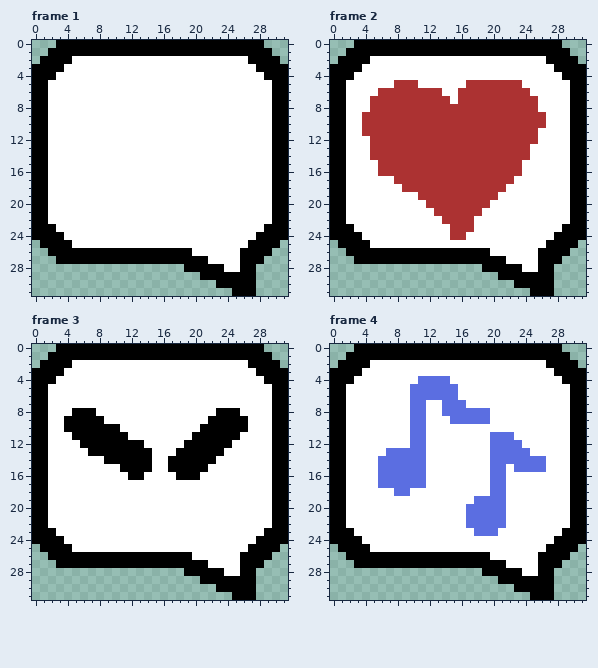
Two states of a pixel-art file, image_dev/emote_bubble.aseprite. The first picture shows the starting point.
32x32 pixels, 4 frames. Shown: frame 1, frame 2, frame 3, frame 4.
The result:
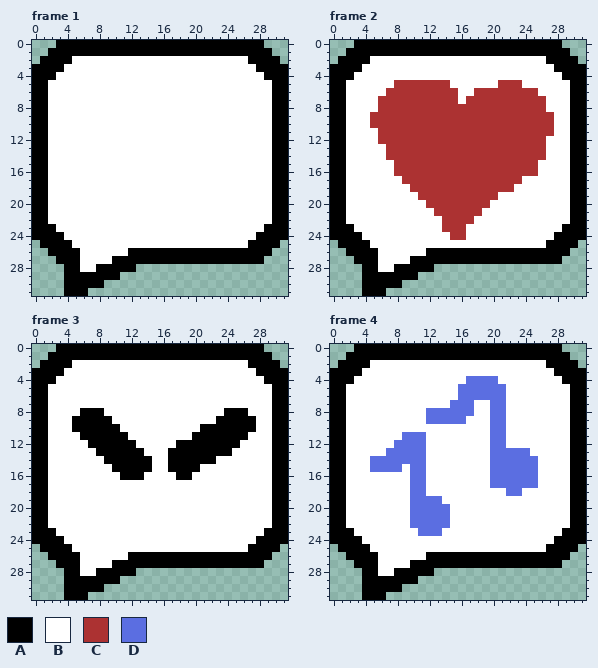
Palette (. is transparent): A #000000  B #ffffff  C #ac3232  D #5b6ee1
The edit:
Frame 1:
y 26: x 6..11 AAAAAA -> BBBBBB; x 20..25 BBBBBB -> AAAAAA
y 27: x 6..9 AAAA -> BBBB; x 22..25 BBBB -> AAAA
y 28: x 4..12 ......... -> AABBAAAAA; x 19..27 AAAAABBAA -> .........
y 29: x 4..10 ....... -> AAAAAAA; x 21..27 AAAAAAA -> .......
y 30: x 4..8 ..... -> AAAAA; x 23..27 AAAAA -> .....
y 31: x 4..6 ... -> AAA; x 25..27 AAA -> ...
Frame 2:
y 5: x 11..14 BBBB -> CCCC; x 17..20 CCCC -> BBBB
y 6: x 6 C -> B; x 14..17 BBCC -> CCBB; x 25 B -> C
y 7: x 5 C -> B; x 15..16 BC -> CB; x 26 B -> C
y 8: x 5 C -> B; x 26 B -> C
y 9..10: x 4 C -> B; x 27 B -> C
y 11: x 4..5 CC -> BB; x 26..27 BB -> CC
y 12: x 5 C -> B; x 26 B -> C
y 13..14: x 5..6 CC -> BB; x 25..26 BB -> CC
y 15..16: x 6..7 CC -> BB; x 24..25 BB -> CC
y 17: x 8 C -> B; x 23 B -> C
y 18: x 9 C -> B; x 22 B -> C
y 23: x 14 B -> C; x 17 C -> B
y 26: x 6..11 AAAAAA -> BBBBBB; x 20..25 BBBBBB -> AAAAAA
y 27: x 6..9 AAAA -> BBBB; x 22..25 BBBB -> AAAA
y 28: x 4..12 ......... -> AABBAAAAA; x 19..27 AAAAABBAA -> .........
y 29: x 4..10 ....... -> AAAAAAA; x 21..27 AAAAAAA -> .......
y 30: x 4..8 ..... -> AAAAA; x 23..27 AAAAA -> .....
y 31: x 4..6 ... -> AAA; x 25..27 AAA -> ...
Frame 3:
y 8: x 5 A -> B; x 8 B -> A; x 23 A -> B; x 26 B -> A
y 9: x 4 A -> B; x 9 B -> A; x 22 A -> B; x 27 B -> A
y 10: x 4 A -> B; x 27 B -> A
y 11: x 5 A -> B; x 26 B -> A
y 12: x 6 A -> B; x 13 A -> B; x 18 B -> A; x 25 B -> A
y 13: x 7 A -> B; x 14 A -> B; x 17 B -> A; x 24 B -> A
y 15: x 10 B -> A; x 21 A -> B
y 16: x 11 B -> A; x 20 A -> B
y 26: x 6..11 AAAAAA -> BBBBBB; x 20..25 BBBBBB -> AAAAAA
y 27: x 6..9 AAAA -> BBBB; x 22..25 BBBB -> AAAA
y 28: x 4..12 ......... -> AABBAAAAA; x 19..27 AAAAABBAA -> .........
y 29: x 4..10 ....... -> AAAAAAA; x 21..27 AAAAAAA -> .......
y 30: x 4..8 ..... -> AAAAA; x 23..27 AAAAA -> .....
y 31: x 4..6 ... -> AAA; x 25..27 AAA -> ...
Frame 4:
y 4: x 11..14 DDDD -> BBBB; x 17..20 BBBB -> DDDD
y 5..6: x 10..21 DDDDDDBBBBBB -> BBBBBBDDDDDD
y 7: x 10..11 DD -> BB; x 14 D -> B; x 17 B -> D; x 20..21 BB -> DD
y 8: x 10..13 DDBB -> BBDD; x 18..21 DDBB -> BBDD
y 9: x 10..14 DDBBB -> BBDDD; x 17..21 DDDBB -> BBBDD
y 10: x 10..11 DD -> BB; x 20..21 BB -> DD
y 11: x 9 B -> D; x 22 D -> B
y 12: x 8..9 BB -> DD; x 22..23 DD -> BB
y 14: x 5 B -> D; x 26 D -> B
y 15: x 5 B -> D; x 9 D -> B; x 22 B -> D; x 26 D -> B
y 16..17: x 6..9 DDDD -> BBBB; x 22..25 BBBB -> DDDD
y 18: x 8..11 DDBB -> BBDD; x 20..23 DDBB -> BBDD
y 19: x 10..13 BBBB -> DDDD; x 18..21 DDDD -> BBBB
y 20..22: x 10..14 BBBBB -> DDDDD; x 17..21 DDDDD -> BBBBB
y 23: x 11..13 BBB -> DDD; x 18..20 DDD -> BBB
y 26: x 6..11 AAAAAA -> BBBBBB; x 20..25 BBBBBB -> AAAAAA
y 27: x 6..9 AAAA -> BBBB; x 22..25 BBBB -> AAAA
y 28: x 4..12 ......... -> AABBAAAAA; x 19..27 AAAAABBAA -> .........
y 29: x 4..10 ....... -> AAAAAAA; x 21..27 AAAAAAA -> .......
y 30: x 4..8 ..... -> AAAAA; x 23..27 AAAAA -> .....
y 31: x 4..6 ... -> AAA; x 25..27 AAA -> ...
Boxes around the changes in both pictures, in picture pixels (x1, y1, x2, y2):
changed: (64, 248, 136, 296)
changed: (184, 248, 256, 296)
changed: (362, 80, 554, 296)
changed: (64, 408, 256, 480)
changed: (64, 552, 136, 600)
changed: (184, 552, 256, 600)
changed: (362, 376, 554, 600)
